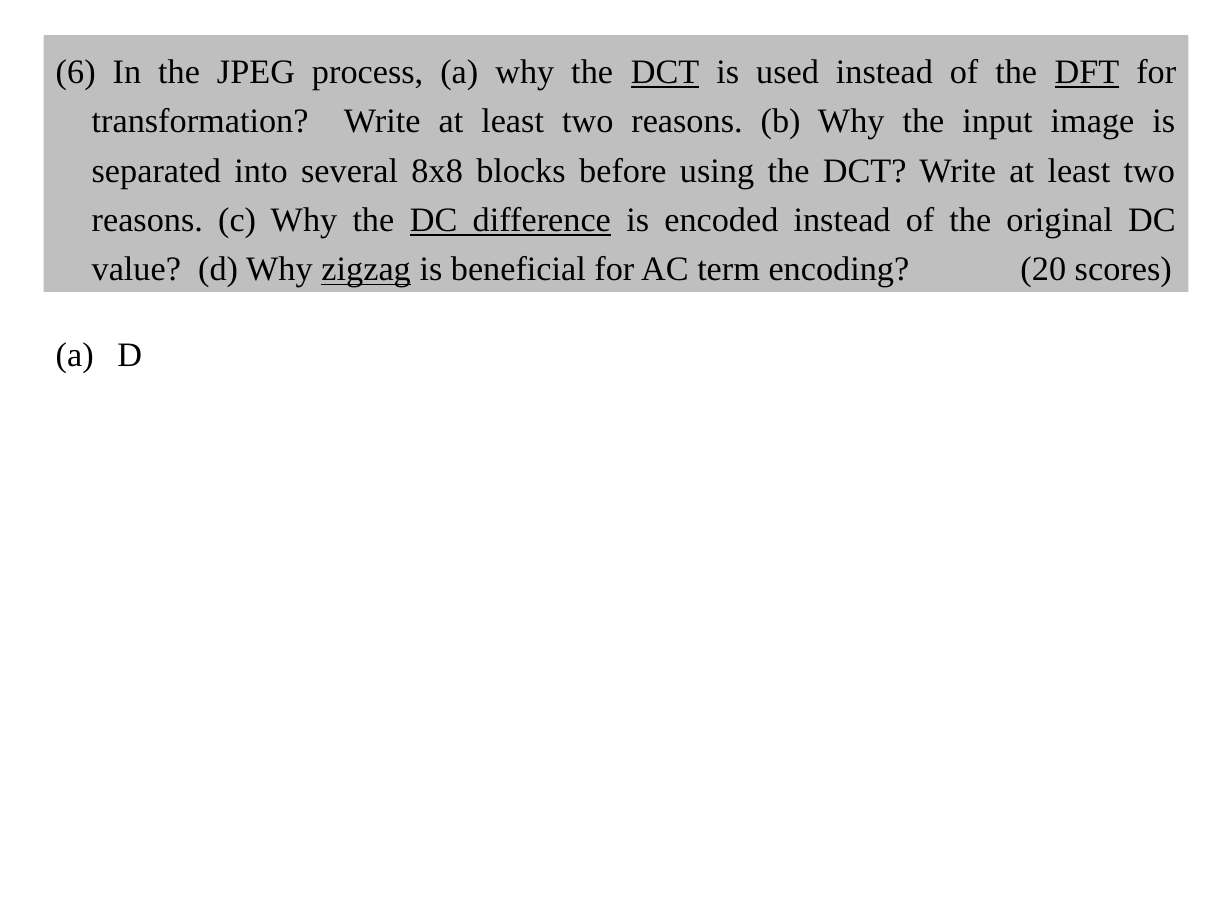
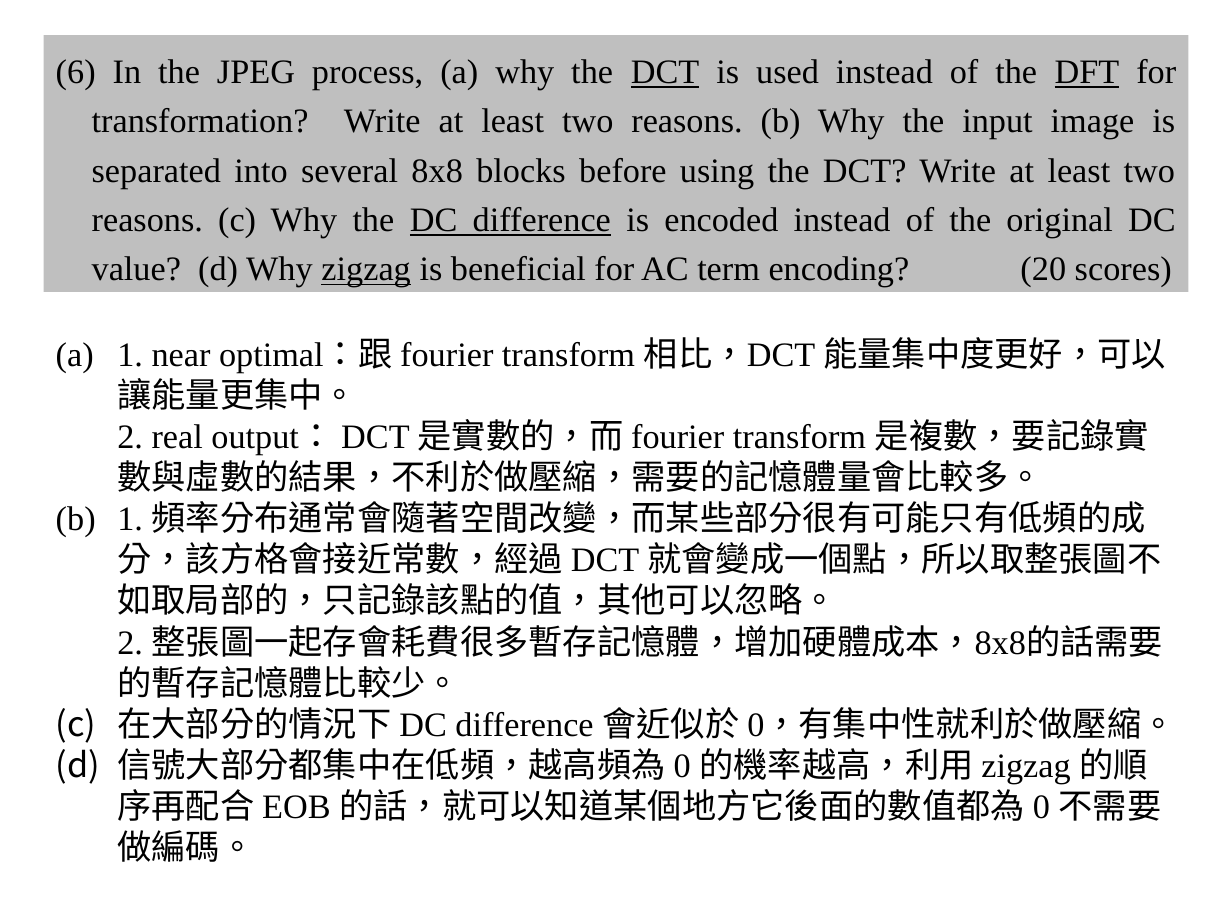
Before and after one commit to shihyuhuang/NTU-ADSP, a slide deck: slide 6 of HW3/r10943181_HW3.pptx. Drawn at 1232x924 pixels with LibreOffice and Linux fonts; fonts in the diff are those of the drawing. Boxes give left, top, right and bottom in pixels: in the first picture for what was removed or moved away, otherwise in the second. Text is boxed around its words. In the diff, an @@ line names an element or a change of style, - is before the commit and + after.

```diff
--- a/HW3/r10943181_HW3.pptx
+++ b/HW3/r10943181_HW3.pptx
@@ text removed at <box>117,343,142,366</box> @@
-(a) D
@@ text added at <box>117,337,1175,862</box>, 20 pt, text #000000 @@
+(a) 1. near optimal：跟 fourier transform 相比，DCT 能量集中度更好，可以讓能量更集中。
+  2. real output： DCT 是實數的，而 fourier transform 是複數，要記錄實數與虛數的結果，不利於做壓縮，需要的記憶體量會比較多。
+(b) 1. 頻率分布通常會隨著空間改變，而某些部分很有可能只有低頻的成分，該方格會接近常數，經過 DCT 就會變成一個點，所以取整張圖不如取局部的，只記錄該點的值，其他可以忽略。
+  2. 整張圖一起存會耗費很多暫存記憶體，增加硬體成本，8x8的話需要的暫存記憶體比較少。
+(c) 在大部分的情況下 DC difference 會近似於 0，有集中性就利於做壓縮。
+(d) 信號大部分都集中在低頻，越高頻為 0 的機率越高，利用 zigzag 的順序再配合 EOB 的話，就可以知道某個地方它後面的數值都為 0 不需要做編碼。
```
Also in this commit, not shown: 2 other slides changed, 1 other file.
